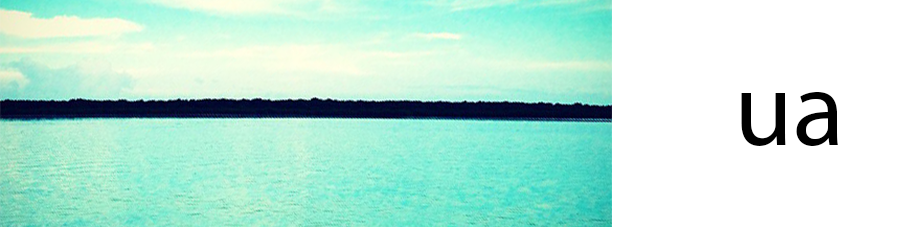
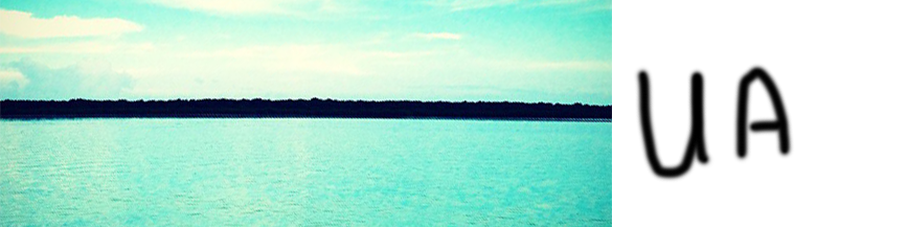
Revision of a layered 918×227 image; what changed, layer by layer:
removed layer "ua" over [741, 92, 838, 146]
painted on "Layer 0" over [634, 63, 794, 182]
